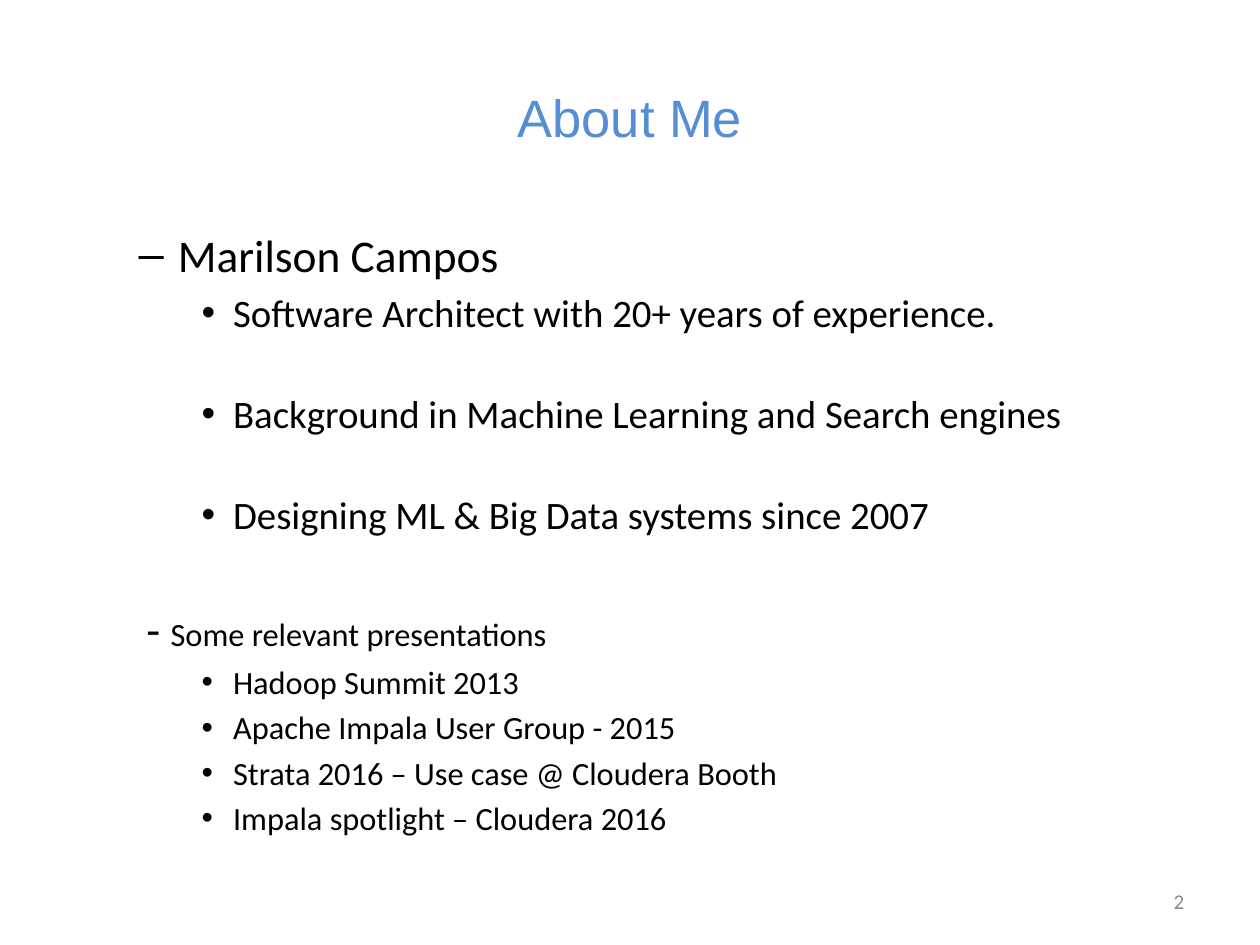
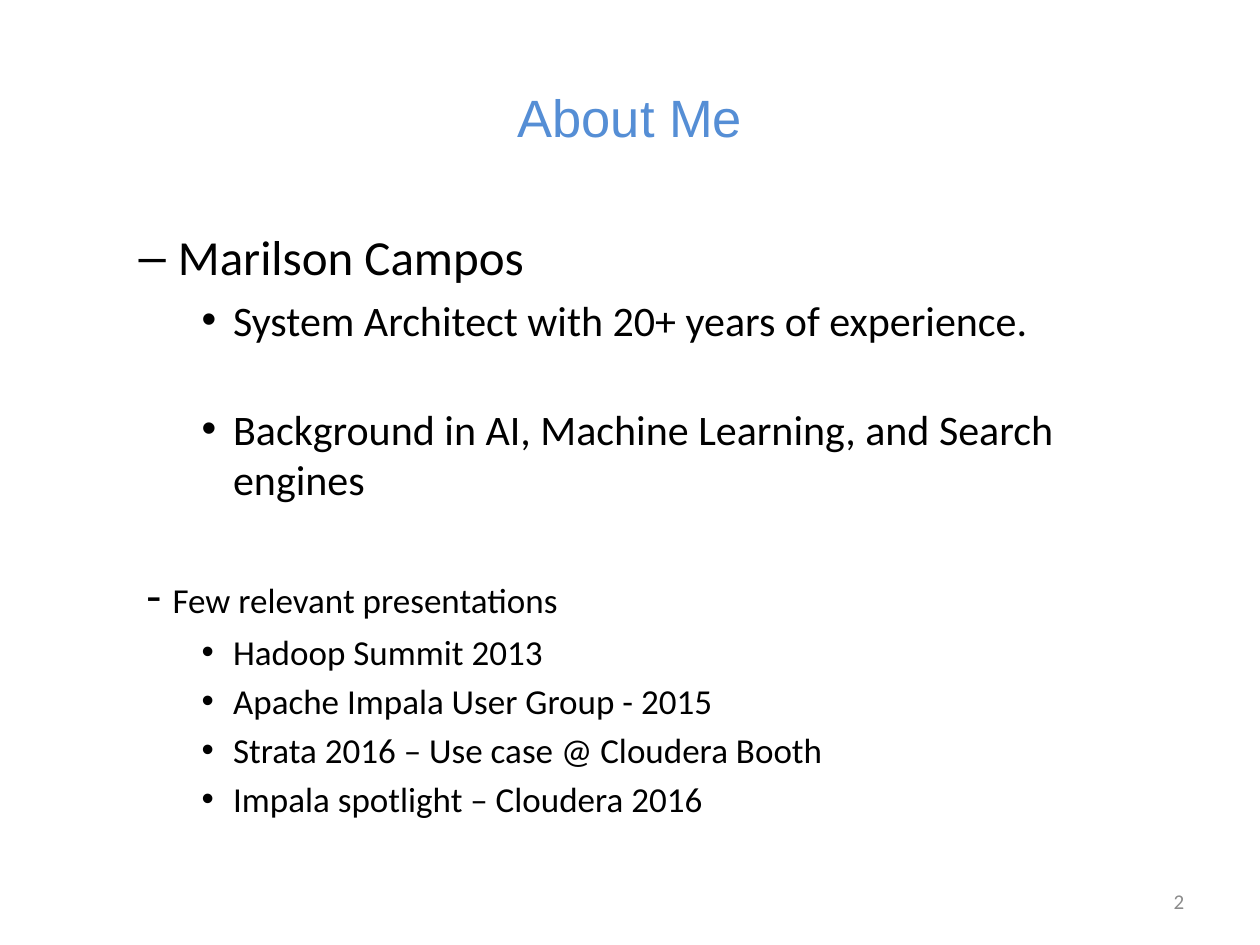
Before and after one commit to marilsoncampos/ucsc_ai_ml_py, a slide deck: slide 2 of slides/01_intro.pptx. Drawn at 1260x945 pixels with LibreOffice and Linux fonts; fonts in the diff are those of the drawing. Boxes give left, top, right and bottom in pixels: in the first picture for what was removed or moved away, otherwise in the second. Text is boxed around its words. In the diff, an @@ line names an element or a change of style, - is before the commit and + after.

```diff
--- a/slides/01_intro.pptx
+++ b/slides/01_intro.pptx
@@ text at <box>178,241,822,818</box>: size 25.9 to 28 pt in "Marilson Campos"; size 18.5 to 20 pt in "Hadoop Summit 2013", "Apache Impala User Group - 2015", "Strata 2016 – Use case @ Cloudera ...", "Impala spotlight – Cloudera 2016" @@
@@ text at <box>173,306,1053,619</box>: text changed; size 22.2 to 24 pt @@
-    • Software Architect with 20+ years of experience.
-    • Background in Machine Learning and Search engines
-    • Designing ML & Big Data systems since 2007
-  - Some relevant presentations
+    • System Architect with 20+ years of experience.
+    • Background in AI, Machine Learning, and Search engines
+  - Few relevant presentations
```
Also in this commit, not shown: 7 other slides changed, 12 other files.
